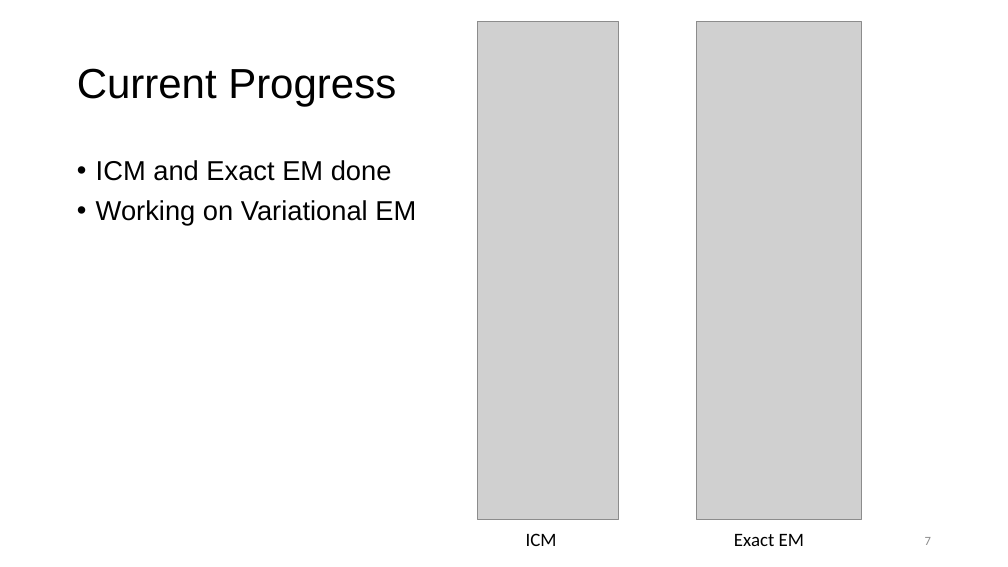
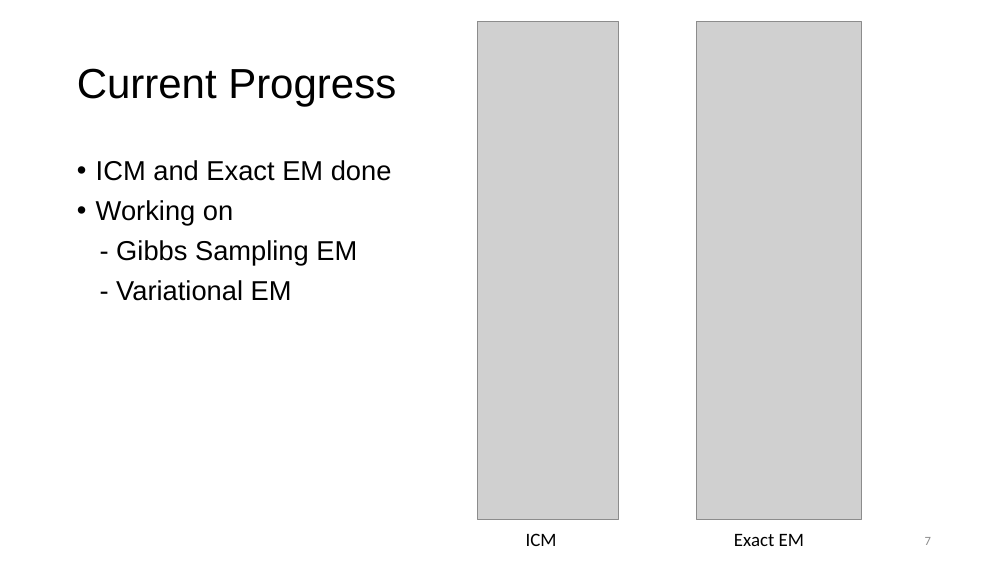
Before and after one commit to keithzhou/InferencePGM, a slide deck: slide 7 of presentation/presentation_v3.pptx. Drawn at 1008x567 pixels with LibreOffice and Linux fonts; fonts in the diff are those of the drawing; grey boxes stand for pictures. Boxes give left, top, right and bottom in pixels: in the first picture for what was removed or moved away, otherwise in the second. Text is boxed around its words. In the diff, an @@ line names an element or a change of style, - is before the commit and + after.

Commit message:
pre update

```diff
--- a/presentation/presentation_v3.pptx
+++ b/presentation/presentation_v3.pptx
@@ text at [96,200,357,301]: text changed @@
-• Working on Variational EM
+• Working on
+- Gibbs Sampling EM
+- Variational EM
```
